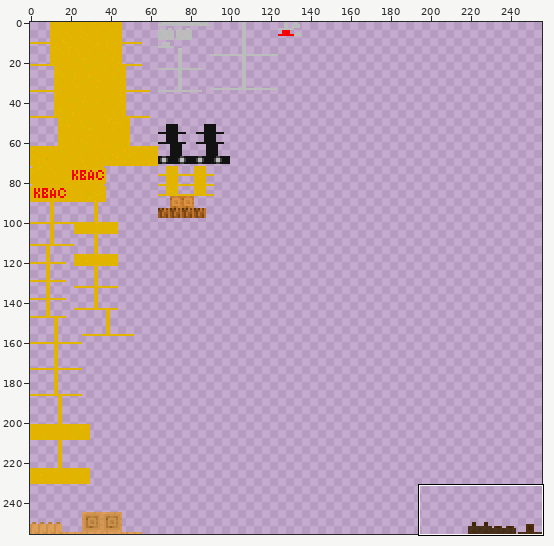
One commit to this sprite sheet: res/terrain-atlas/kvass_barrel_0.png. Above: a wide view before the commit, with the close-up outlined.
Close-up. Before the commit:
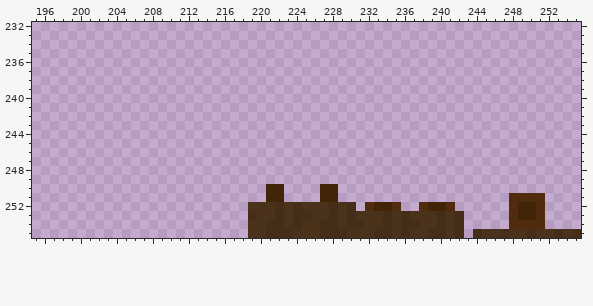
The file is 256x256 pixels. Colours within 5 levels of each other are drawn and written as one. Shown: x 195..255, y 232..255. The commit also changed other parts of the picture, which this record leaves out.
The result:
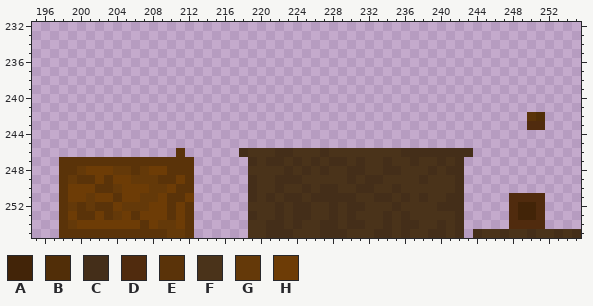
Palette (. is transparent): A #422408  B #512e08  C #442e19  D #502b0e  E #5a3309  F #4a331a  G #643909  H #6d3c06
What changed:
@@ x 195..255 @@
 241 .............................................................
-242 .............................................................
-243 .............................................................
+242 .......................................................EB....
+243 .......................................................DD....
 244 .............................................................
 245 .............................................................
-246 .............................................................
-247 .............................................................
-248 .............................................................
-249 .............................................................
-250 ..........................AA....AA...........................
-251 ..........................AA....AA...................DDDD....
-252 ........................FFFCFCFFFCFC.DAAD..DAAD......DAAD....
-253 ........................CFFCFCCFFCFCFFFCFCFFFCFC.....DAAD....
-254 ........................FFCCFCFFCCFCCFFCFCCFFCFC.....DDDD....
-255 ........................FFCCCFFFCCCFFFCCFCFFCCFC.CFFCFFCFFCFC
+246 ................E......CFFFCCFFFCFFFFFFFFCCCCCCCC............
+247 ...EEEEEEEEEEEEEEE......CFCCFCFCFCCFCFFCFFCFFCFC.............
+248 ...EEGHHHGGEGHHEEE......FFFFCFCFCFFCCFFCCFFFCFCC.............
+249 ...EGEEHEHHGGGEEHE......CFFCCCFFFFFCFCCFFFFCFFFC.............
+250 ...EHHHEEGHHHGGHEE......CFFCFFCFCCFFCCFFCFFFFFFC.............
+251 ...EHHGHHEHHGGHEEH......CFCFCCFCCCCCFFCCFCFCFFCC.....DDDD....
+252 ...EGEGEEHGGGHHEHE......FFFCFCCFFCFCCFFFCFFFFCCC.....DAAD....
+253 ...EHEEHEGHEHHHEHE......CFFCFCCFFCFCFFFCFCFFFFFC.....DAAD....
+254 ...EGHHHHHHHEHGGHE......FFCCFCFFCCFCCFFCFCCFFCFC.....DDDD....
+255 ...EEEEEEEEEEEEGGE......FFCCCFFFCCCFFFCCFCFFCCFC.CFFCFFCFFCFC
Where, in picture pixels (left, top, right, bottom), the same in both close-ups:
added: (527, 112, 545, 130)
added: (59, 148, 194, 238)
changed: (239, 148, 473, 220)
